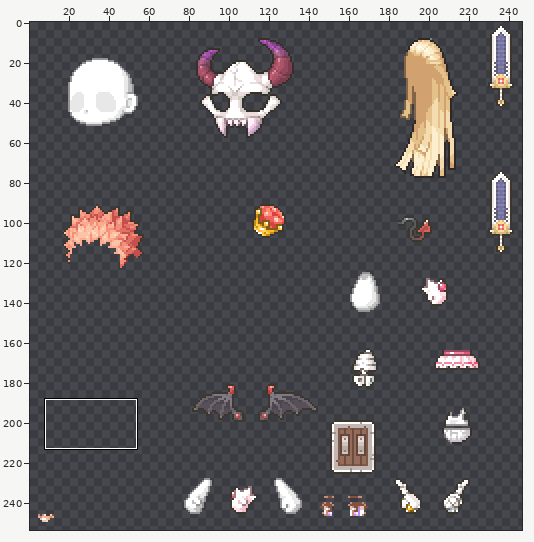
Two versions of one sprite sheet, resources/dragonbones/bones_model_head_tex.png. Above: a wide view before the commit, with the close-up outlined.
Close-up. Before the edit:
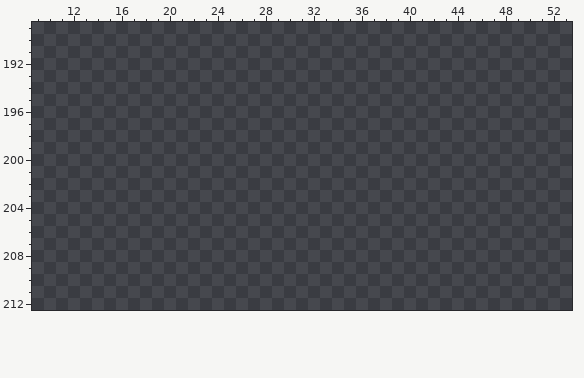
The file is 256x256 pixels. Colours within 5 levels of each other are drawn and written as one. Shown: x 9..53, y 189..212. The old version is drawn lined up with the new one. The wide view leaves out empty margins.
Palette (. is transparent): 
New version:
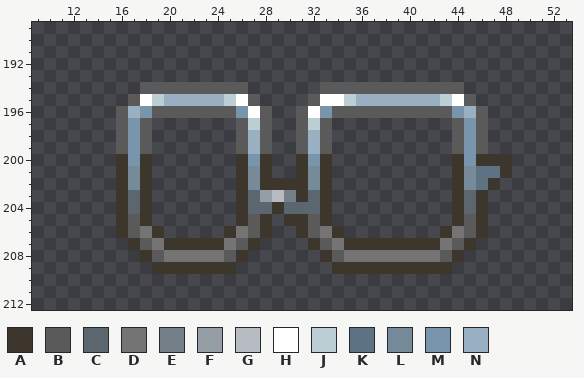
Colours new in this view: A #3c362d  B #5a5a5a  C #5c666f  D #747474  E #757f87  F #969ea5  G #b6bcc1  H #ffffff  J #baced4  K #5d7283  L #778a9a  M #7895ac  N #99b0c3
Change:
drawings rearranged on the sheet (the old picture shows each at its new place; 1 dropped ones are not shown)
Changed rows in their new state; - is an unchanged pixel.
first column x 16:
194 --BBBBBBBBB------BBBBBBBBBBBB----
195 -BHJNNNNNJHB----BHHJNNNNNNNJHB---
196 BNMBBBBBBBMHB--BHMBBBBBBBBBBMNB--
197 BMB-------BJB--BJB----------BMB--
198 BMB-------BNB--BNB----------BMB--
199 BMB-------BNB--BNB----------BMB--
200 AMA-------AMA--AMA----------AMAAA
201 ALA-------ALA--ALA----------ALKKA
202 ALA-------ALAAAALA----------ALKA-
203 ACA-------ACFGEACA----------ACA--
204 ACA-------ACCACCCA----------ACA--
205 ABA-------ABA-AABA----------ABA--
206 ABDA-----ADBA--ABDA--------ADBA--
207 -ABDAAAAADBA----ABDAAAAAAAADBA---
208 --ABDDDDDBA------ABDDDDDDDDBA----
209 ---AAAAAAA--------AAAAAAAAAA-----
